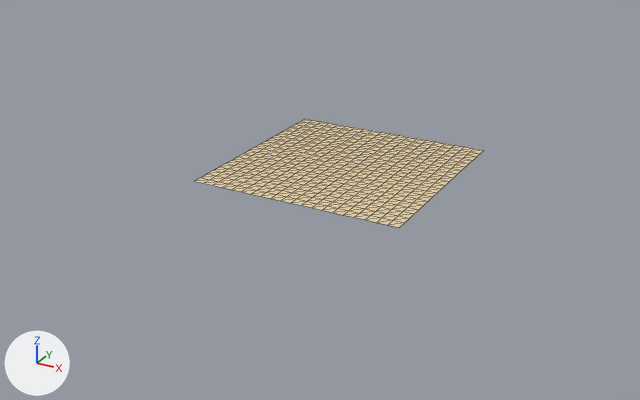
An edit to the glTF model public/models/terrain.glb, drawn before and after from the same camera.
One viewpoint serves both versions: a camera (50 mm lens) standing at (352.0, -689.0, 303.0) and looking at (-14.0, -23.0, -30.0). The lights are fixed; the arrows at lower left show +X, +Y and +Z. The older version comes first. Mesh edges are drawn as thin lines.

Before the edit, the objects in view are built like this:
```python
me_terrain = bpy.data.meshes.new('terrain')
me_terrain.from_pydata(...)  # 441 vertices, 800 faces; spans x -100.0..100.0, y -100.0..100.0, z 0.0
me_terrain.materials.append(mat_sand)  # beige #e7d2a9
ob_terrain = bpy.data.objects.new('terrain', me_terrain)
ob_terrain.location = (0.0, 0.0, 0.0)
```
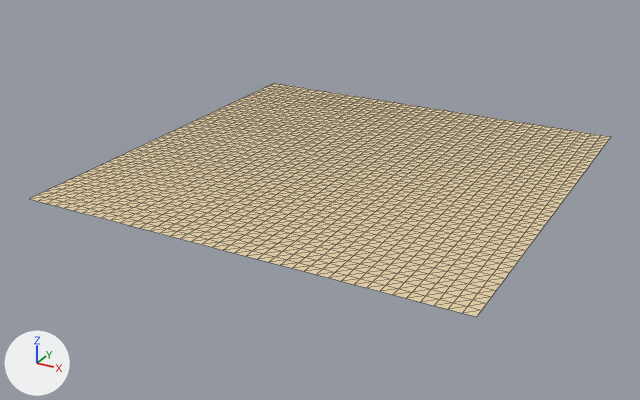
The change, as JSON lines over the scene's bpy script:
```json
{"block": "me_terrain", "where": "# used by ob_terrain; location = (0.0, 0.0, 0.0)"}
{"op": "remove", "block": "me_terrain", "code": "me_terrain.from_pydata(...)  # 441 vertices, 800 faces; spans x -100.0..100.0, y -100.0..100.0, z 0.0"}
{"op": "add", "block": "me_terrain", "code": "me_terrain.from_pydata(...)  # 1681 vertices, 3200 faces; spans x -200.0..200.0, y -200.0..200.0, z 0.0"}
{"block": "me_terrain", "change": "me_terrain part 1: 1240 vertices added at x -200.0..200.0, y -200.0..200.0, z 0.0"}
```

Location of each change, [x1, y1, x2, y2] in pixels of the pictures (640 x 400 px):
```json
{"object": "terrain", "change": "reshaped", "before": [195, 119, 483, 228], "after": [30, 83, 610, 317], "on screen": "101% wider, 114% taller"}
{"part": 1, "of": "me_terrain", "change": "added", "after": [30, 83, 610, 317], "on screen": "beige"}
```
